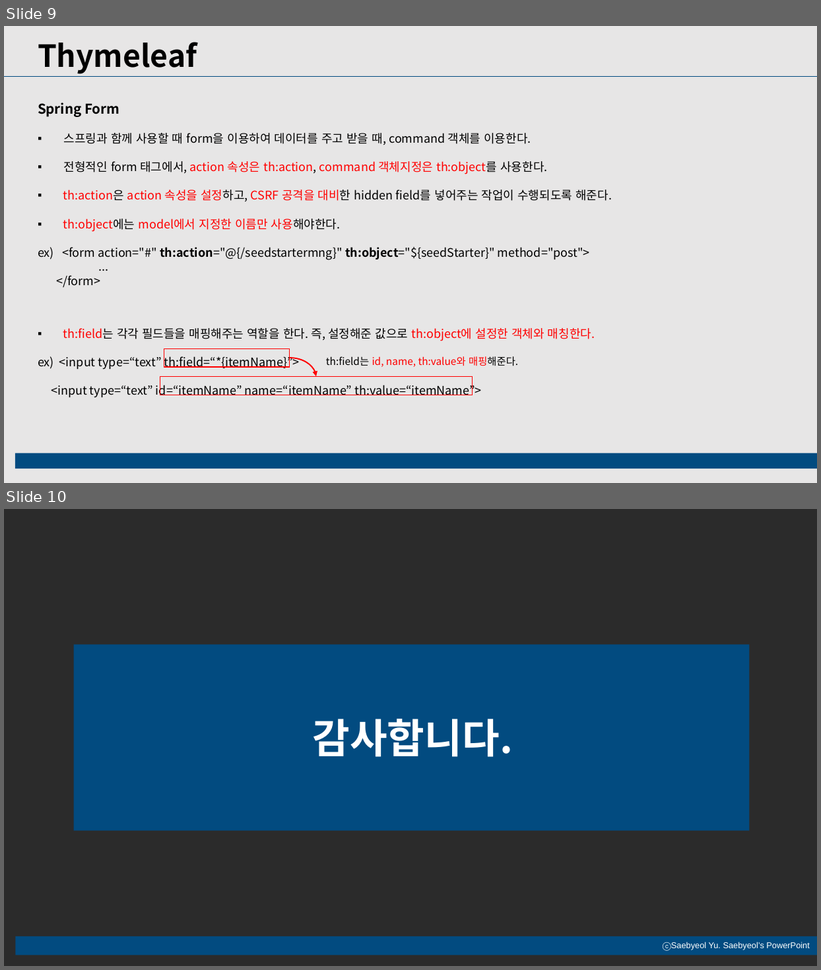
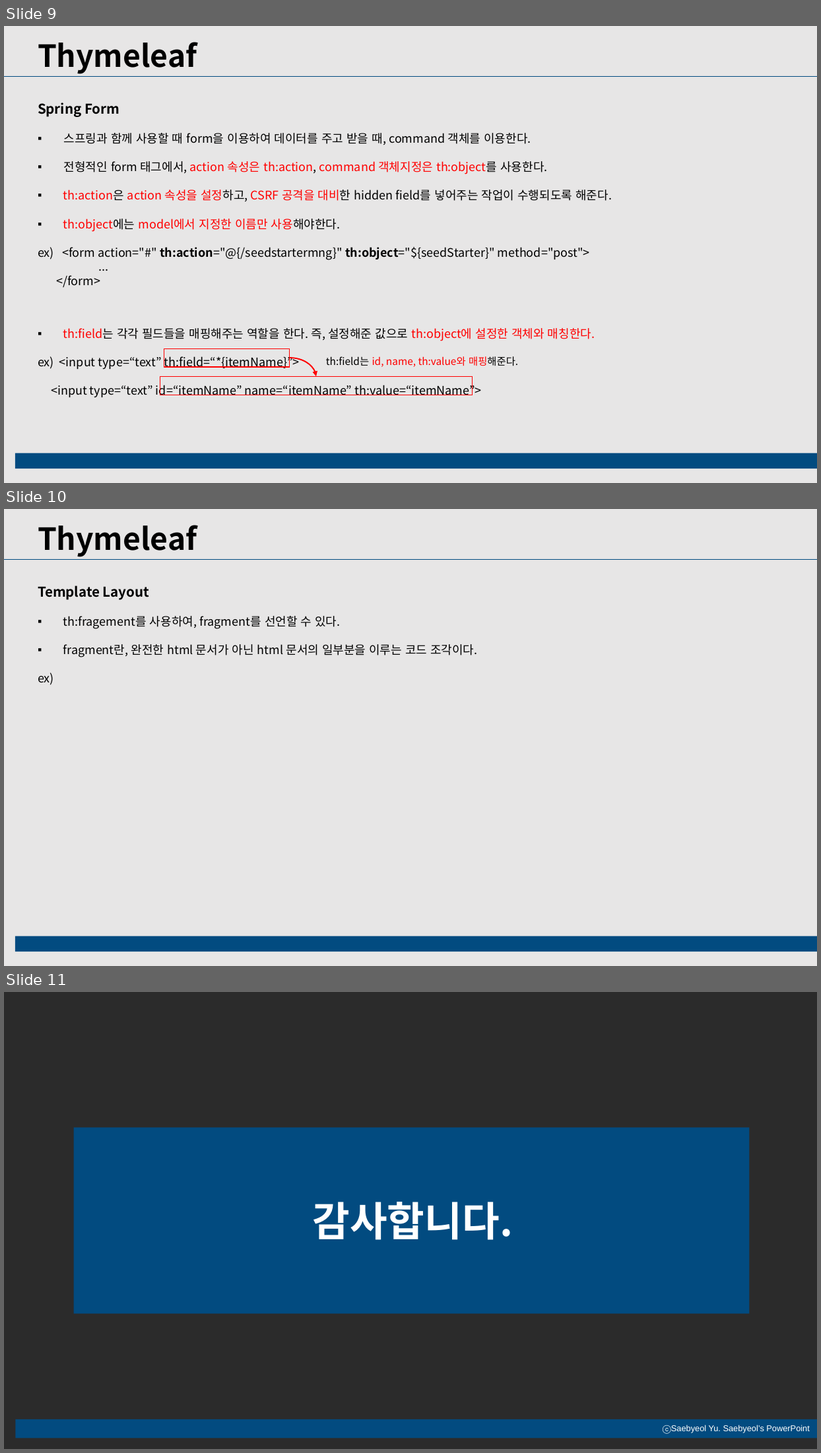
Before and after one commit to JunHyeon3/Practice, a slide deck: 교육내용 ppt정리/Thymeleaf 기본문법.pptx. Shown one above the other, each under a label of ours: slides 9 and 10 before the commit, slides 9, 10 and 11 after it. The pictures are 821x970 and 821x1453 pixels, drawn with LibreOffice and Linux fonts; fonts in the diff are those of the drawing; background and template pictures are left out; a plain dark background stands for a picture behind light text. Boxes give left, top, right and bottom in pixels: in the first picture for what was removed or moved away, otherwise in the second. Text is boxed around its words. In the diff, an @@ line names an element or a change of style, - is before the commit and + after.

Commit message:
Thymeleaf 내용 추가

```diff
--- a/교육내용 ppt정리/Thymeleaf 기본문법.pptx
+++ b/교육내용 ppt정리/Thymeleaf 기본문법.pptx
@@ slide 10 added at box(4, 509, 817, 966), background #E7E6E6 @@
@@ text added at box(38, 525, 197, 557), 36 pt, text #000000, bold @@
+Thymeleaf
@@ line added from (4, 560) to (817, 560), #024B80 0.5 pt @@
@@ text added at box(38, 586, 478, 685), 14 pt, text #000000 @@
+Template Layout
+▪ th:fragement를 사용하여, fragment를 선언할 수 있다.
+▪ fragment란, 완전한 html 문서가 아닌 html 문서의 일부분을 이루는 코드 조각이다.
+ex)
@@ rectangle added at box(15, 937, 817, 952), fill #024B80 @@
@@ what was slide 10 is now slide 11 @@
```
